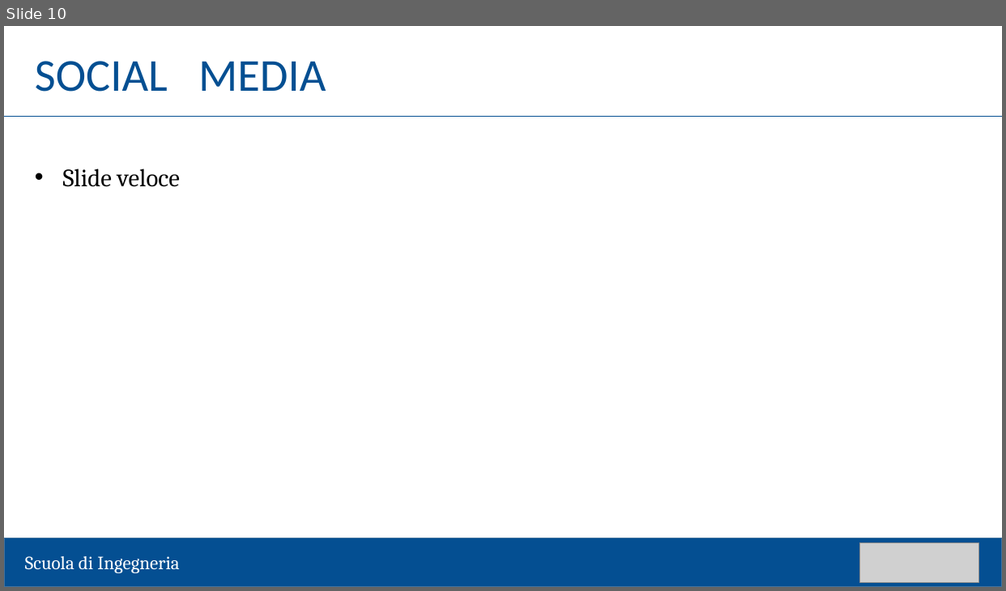
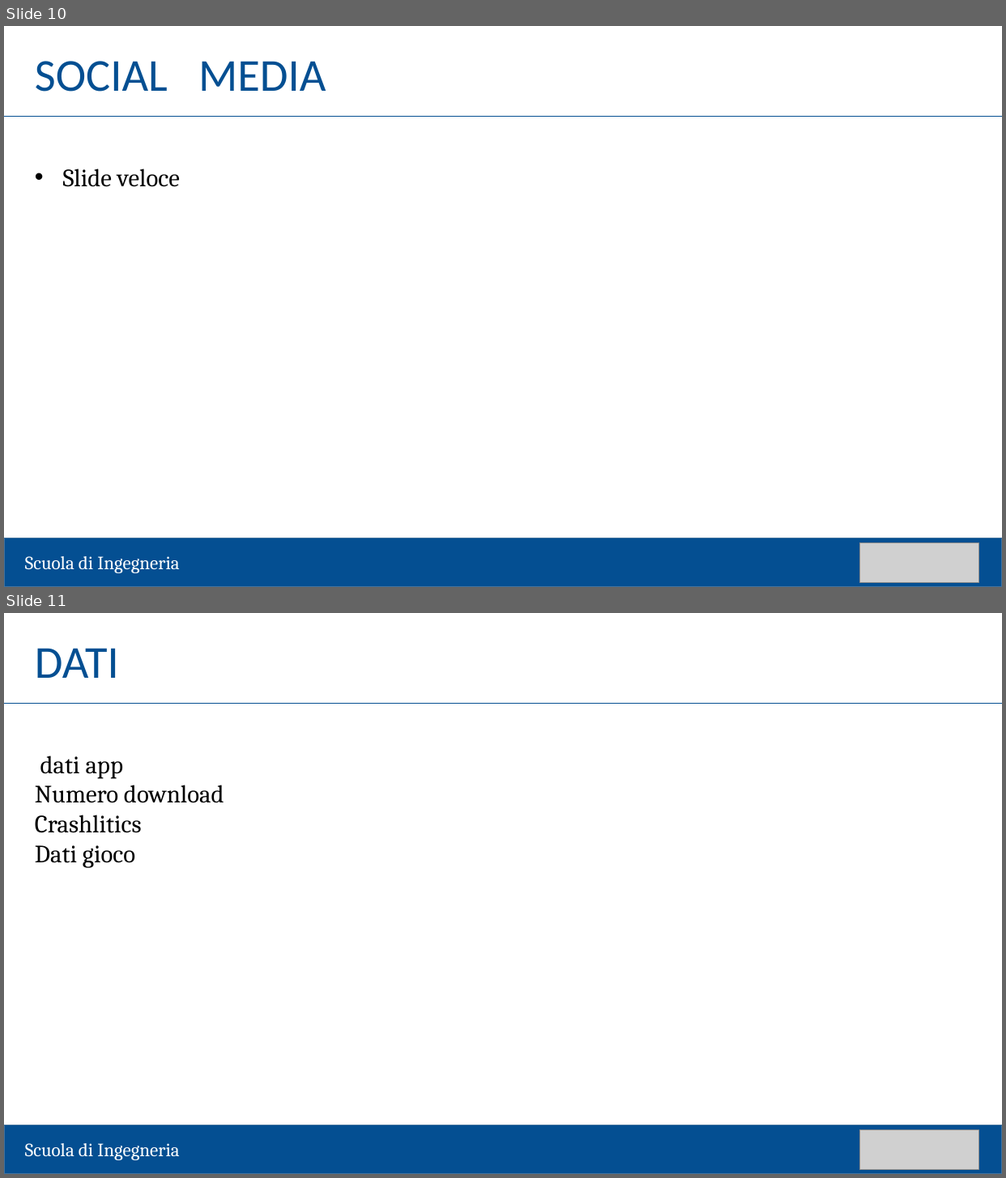
Before and after one commit to matteozambelli/CardboardApp, a slide deck: tesi/presentazione/template laurea.pptx. Shown one above the other, each under a label of ours: slide 10 before the commit, slides 10 and 11 after it. The pictures are 1006x591 and 1006x1178 pixels, drawn with LibreOffice and Linux fonts; fonts in the diff are those of the drawing; grey boxes stand for pictures. Boxes give left, top, right and bottom in pixels: in the first picture for what was removed or moved away, otherwise in the second. Text is boxed around its words. In the diff, an @@ line names an element or a change of style, - is before the commit and + after.

```diff
--- a/tesi/presentazione/template laurea.pptx
+++ b/tesi/presentazione/template laurea.pptx
@@ slide 11 added at (4, 613, 1002, 1174), background #FFFFFF @@
@@ text added at (35, 648, 119, 678), 44 pt, text #044F92 @@
+DATI
@@ line added from (4, 704) to (1002, 704), #044F92 0.5 pt @@
@@ text added at (35, 756, 224, 868), 24 pt, text #000000 @@
+dati app
+Numero download
+Crashlitics
+Dati gioco
@@ rectangle added at (4, 1125, 1002, 1174), fill #044F92, outline #43739E 1 pt @@
@@ text added at (25, 1144, 179, 1161), 18 pt, text #FFFFFF @@
+Scuola di Ingegneria
@@ picture added at (859, 1131, 978, 1170) @@
```
Also in this commit, not shown: 1 slide changed, 6 other files.
